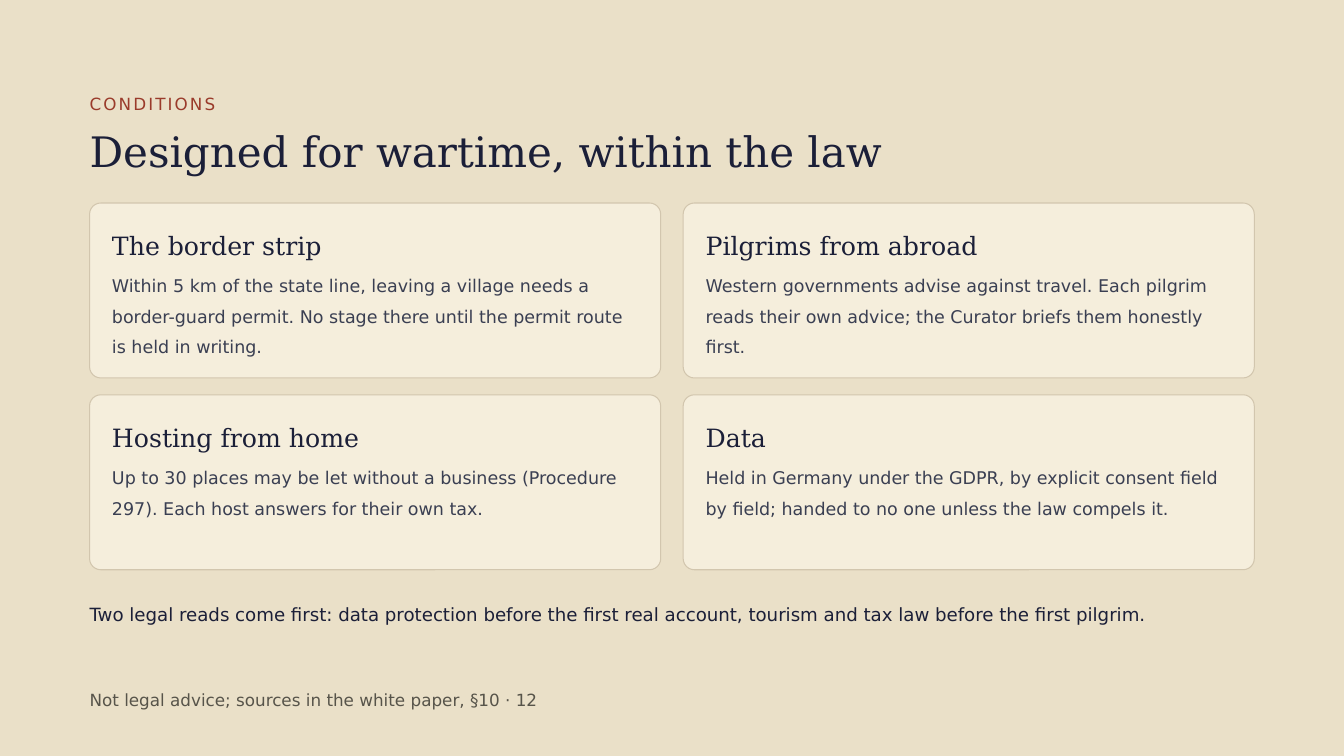
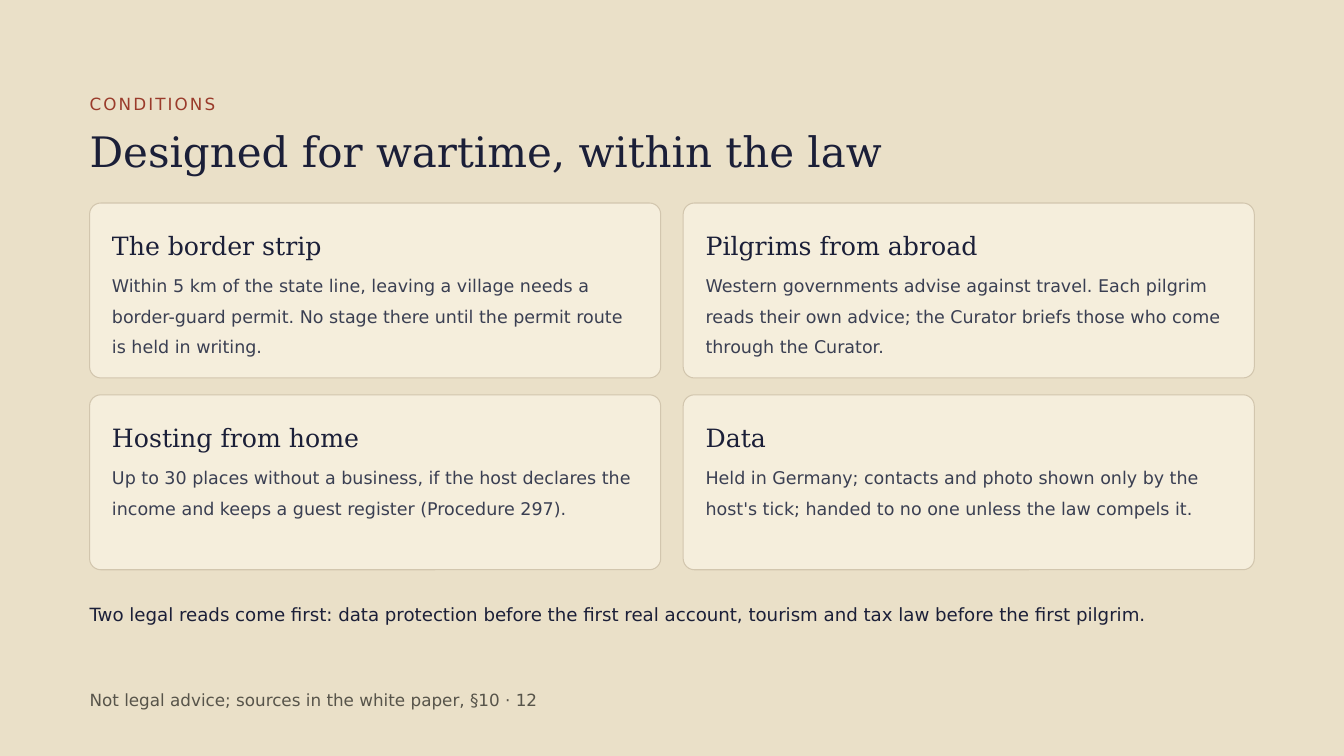
Before and after one commit to ubeccommon/trans_carpathian_pathways, a slide deck: slide 12 of docs/overview/Trans-Carpathian_Pathways_Overview.odp. Drawn at 1344x756 pixels with LibreOffice and Linux fonts; fonts in the diff are those of the drawing. Boxes give left, top, right and bottom in pixels: in the first picture for what was removed or moved away, otherwise in the second. Text is boxed around its words. In the diff, an @@ line names an element or a change of style, - is before the commit and + after.

```diff
--- a/docs/overview/Trans-Carpathian_Pathways_Overview.odp
+++ b/docs/overview/Trans-Carpathian_Pathways_Overview.odp
@@ text at bbox=[706, 279, 1220, 357]: text changed @@
-Western governments advise against travel. Each pilgrim reads their own advice; the Curator briefs them honestly first.
+Western governments advise against travel. Each pilgrim reads their own advice; the Curator briefs those who come through the Curator.
@@ text at bbox=[112, 470, 631, 519]: text changed @@
-Up to 30 places may be let without a business (Procedure 297). Each host answers for their own tax.
+Up to 30 places without a business, if the host declares the income and keeps a guest register (Procedure 297).
@@ text at bbox=[706, 470, 1199, 519]: text changed @@
-Held in Germany under the GDPR, by explicit consent field by field; handed to no one unless the law compels it.
+Held in Germany; contacts and photo shown only by the host's tick; handed to no one unless the law compels it.
```
Also in this commit, not shown: 2 other slides changed, 23 other files.
